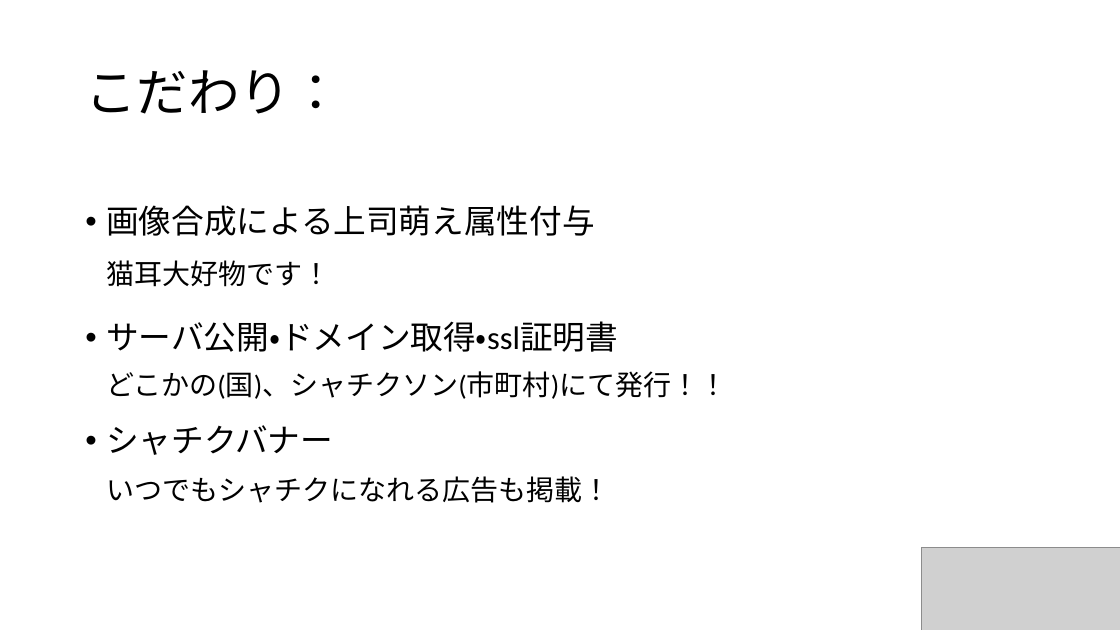
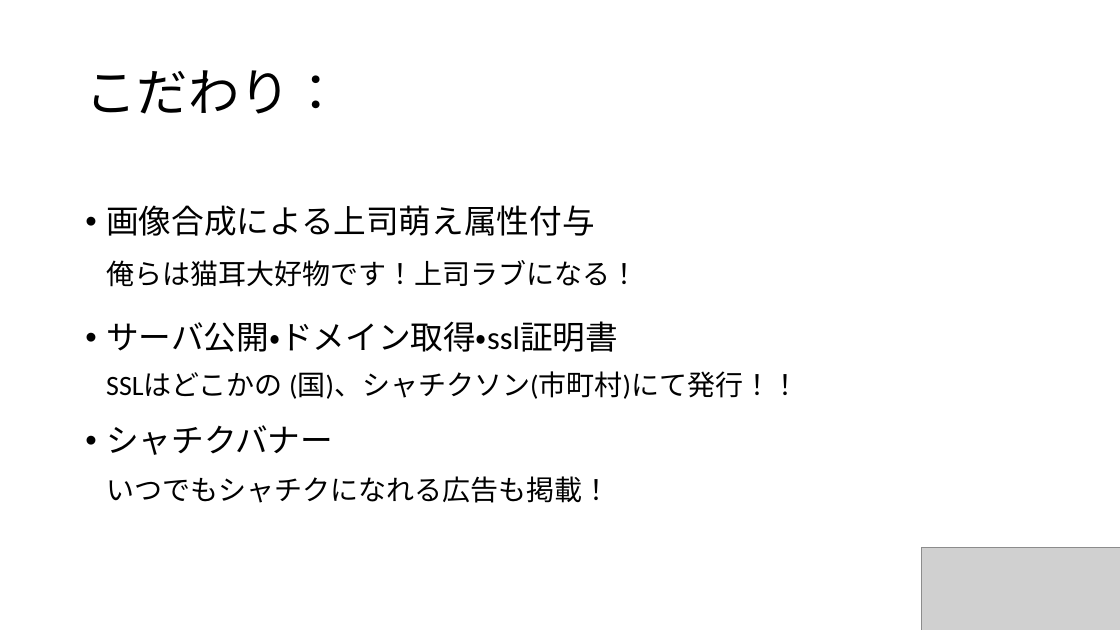
Before and after one commit to knishi0315/syachikua, a slide deck: slide 7 of presn/presen.pptx (slide 6 before the commit). Drawn at 1120x630 pixels with LibreOffice and Linux fonts; fonts in the diff are those of the drawing; grey boxes stand for pictures; background and template pictures are left out. Boxes give left, top, right and bottom in pixels: in the first picture for what was removed or moved away, otherwise in the second. Text is boxed around its words. In the diff, an @@ line names an element or a change of style, - is before the commit and + after.

```diff
--- a/presn/presen.pptx
+++ b/presn/presen.pptx
@@ text at [106,260,638,287]: text changed @@
-猫耳大好物です！
+俺らは猫耳大好物です！上司ラブになる！
@@ text at [106,372,799,399]: text changed @@
-どこかの(国)、シャチクソン(市町村)にて発行！！
+SSLはどこかの (国)、シャチクソン(市町村)にて発行！！
```
Also in this commit, not shown: 2 other slides changed, 1 slide added.
